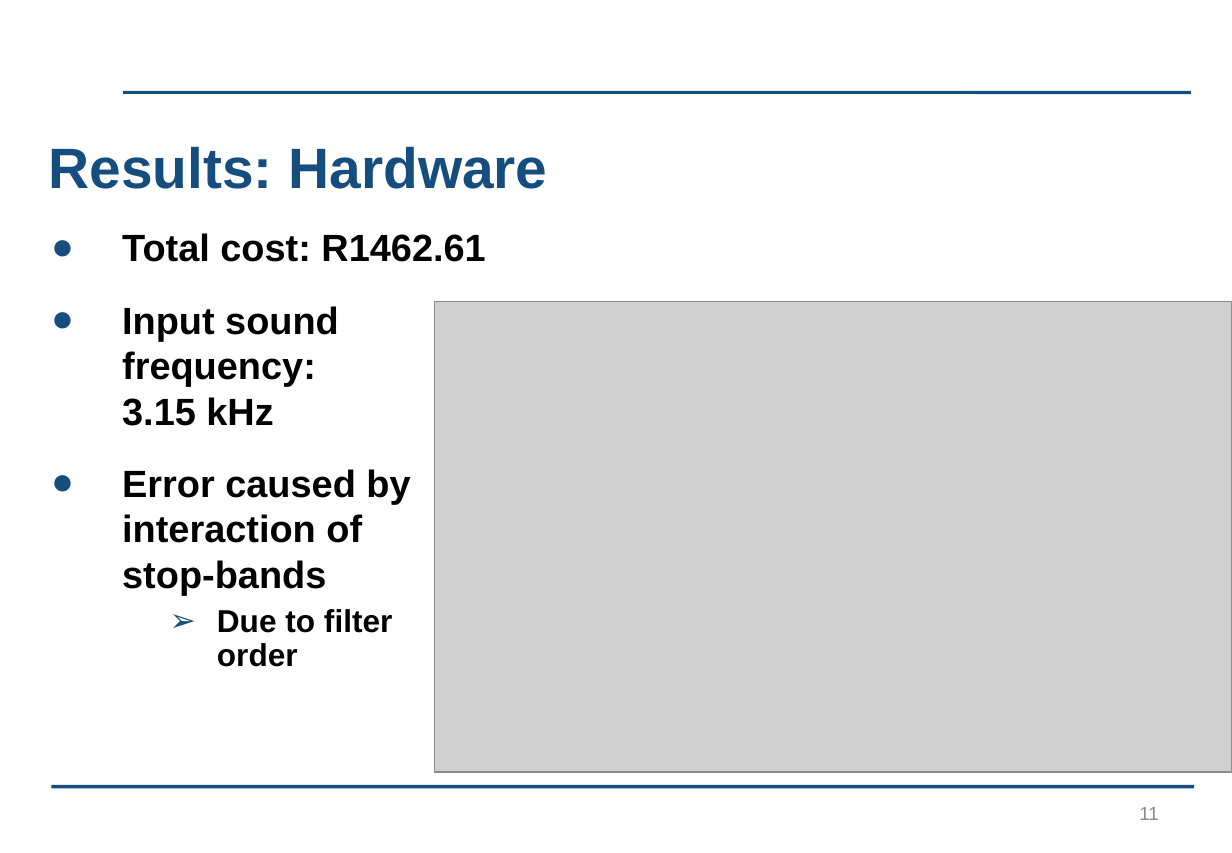
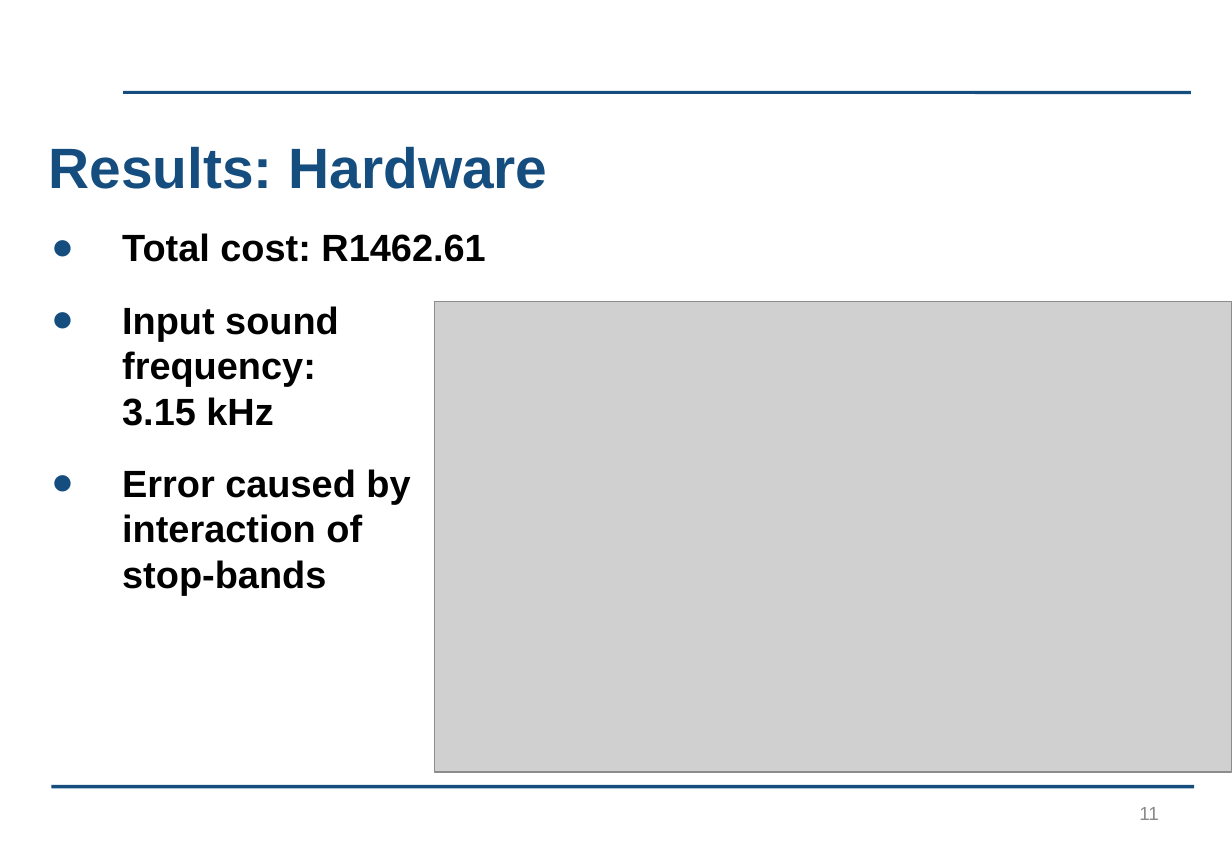
Before and after one commit to kayjayB/I_cant_hear_you, a slide deck: slide 11 of Presentation/Lab Project Presentation.pptx. Drawn at 1232x853 pixels with LibreOffice and Linux fonts; fonts in the diff are those of the drawing; grey boxes stand for pictures; background and template pictures are left out. Boxes give left, top, right and bottom in pixels: in the first picture for what was removed or moved away, otherwise in the second. Text is boxed around its words. In the diff, an @@ line names an element or a change of style, - is before the commit and + after.

```diff
--- a/Presentation/Lab Project Presentation.pptx
+++ b/Presentation/Lab Project Presentation.pptx
@@ text at [217, 609, 392, 667]: paragraph removed @@
-  ➢ Due to filter order
```
Also in this commit, not shown: 2 other slides changed.
